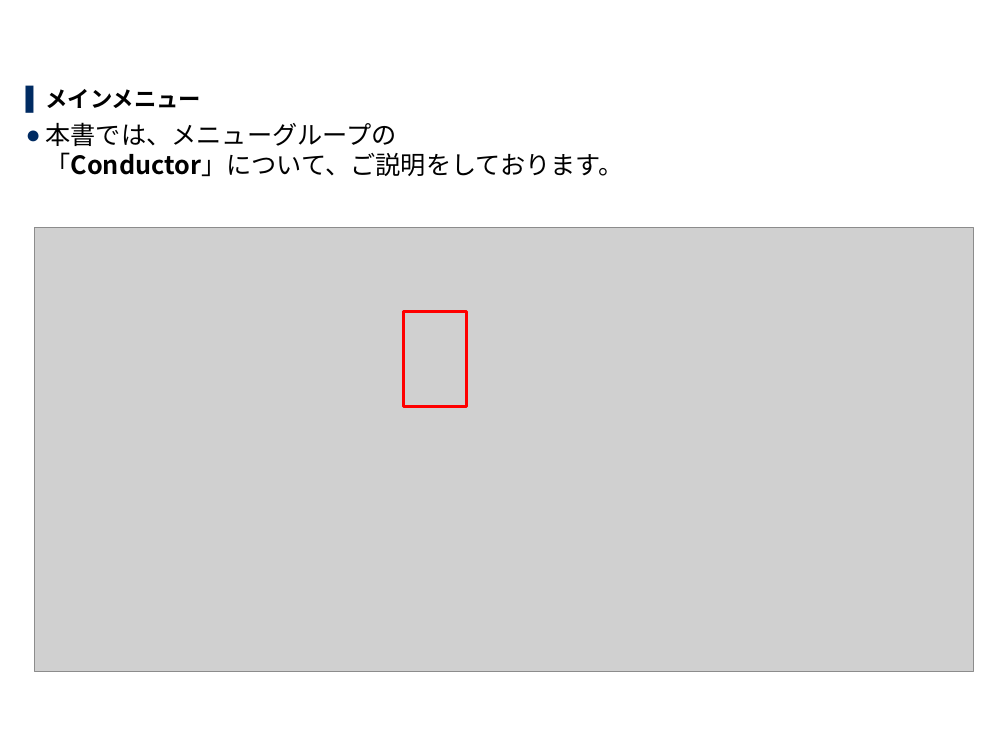
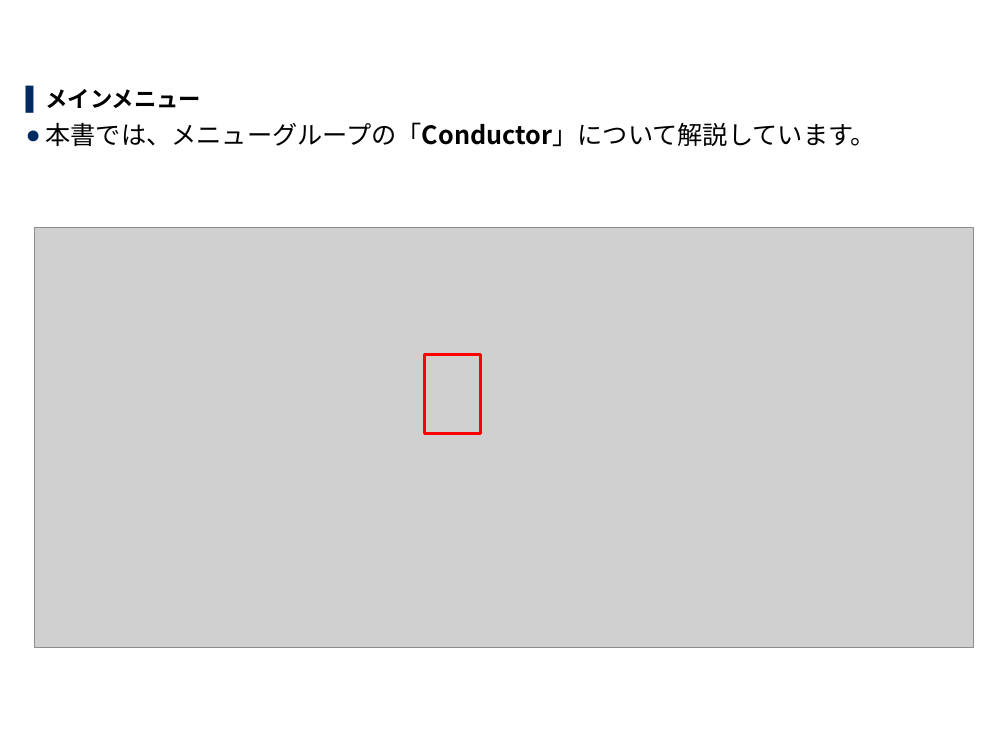
Before and after one commit to exastro-suite/it-automation-docs, a slide deck: slide 4 of asset/Learn_ja/ITA-Conductor_ja.pptx. Drawn at 1008x756 pixels with LibreOffice and Linux fonts; fonts in the diff are those of the drawing; grey boxes stand for pictures; background and template pictures are left out. Boxes give left, top, right and bottom in pixels: in the first picture for what was removed or moved away, otherwise in the second. Text is boxed around its words. In the diff, an @@ line names an element or a change of style, - is before the commit and + after.

```diff
--- a/asset/Learn_ja/ITA-Conductor_ja.pptx
+++ b/asset/Learn_ja/ITA-Conductor_ja.pptx
@@ text at [45,122,876,147]: text changed @@
-● 本書では、メニューグループの
-  「Conductor」について、ご説明をしております。
+● 本書では、メニューグループの「Conductor」について解説しています。
@@ picture: place and size @@
-picture at [34,227,973,671]
+picture at [34,227,973,647]
@@ rectangle: place and size @@
-rectangle at [403,311,467,407]
+rectangle at [424,354,480,433]
```
Also in this commit, not shown: 14 other slides changed, 2 slides added, 1 other file.
